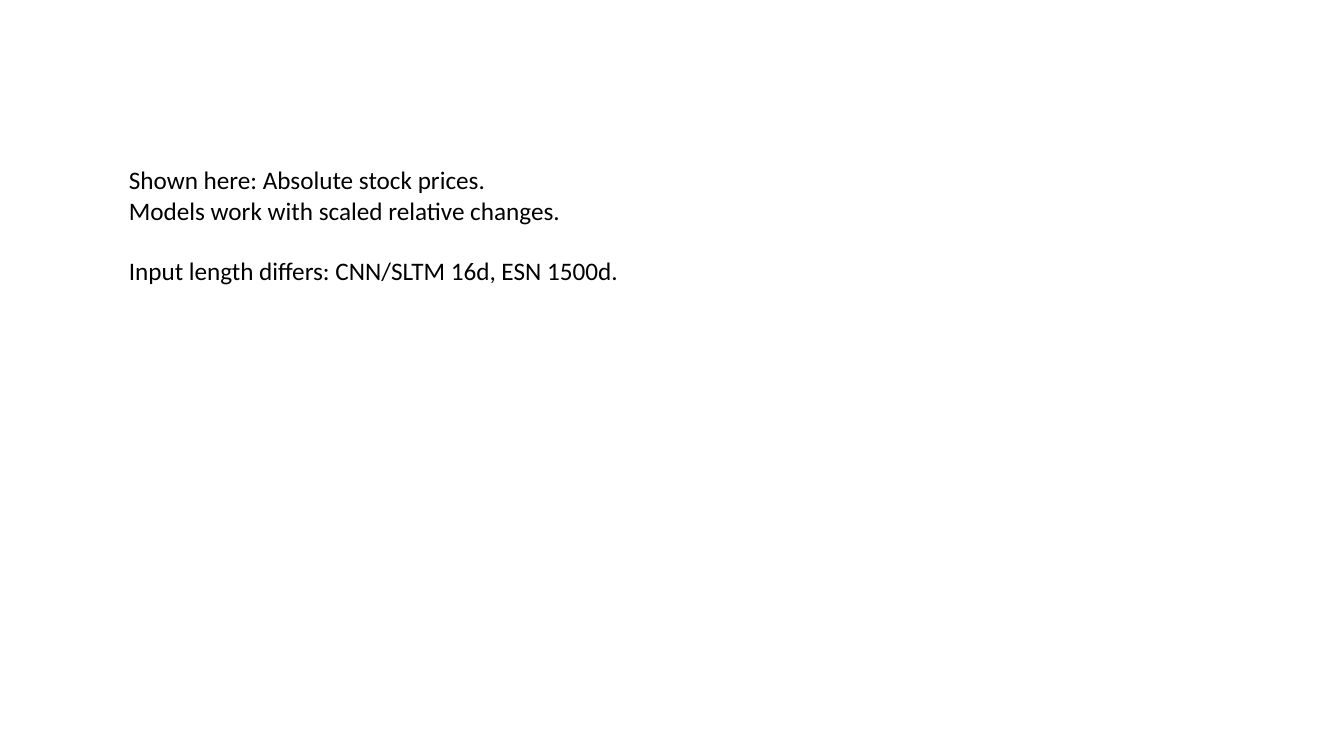
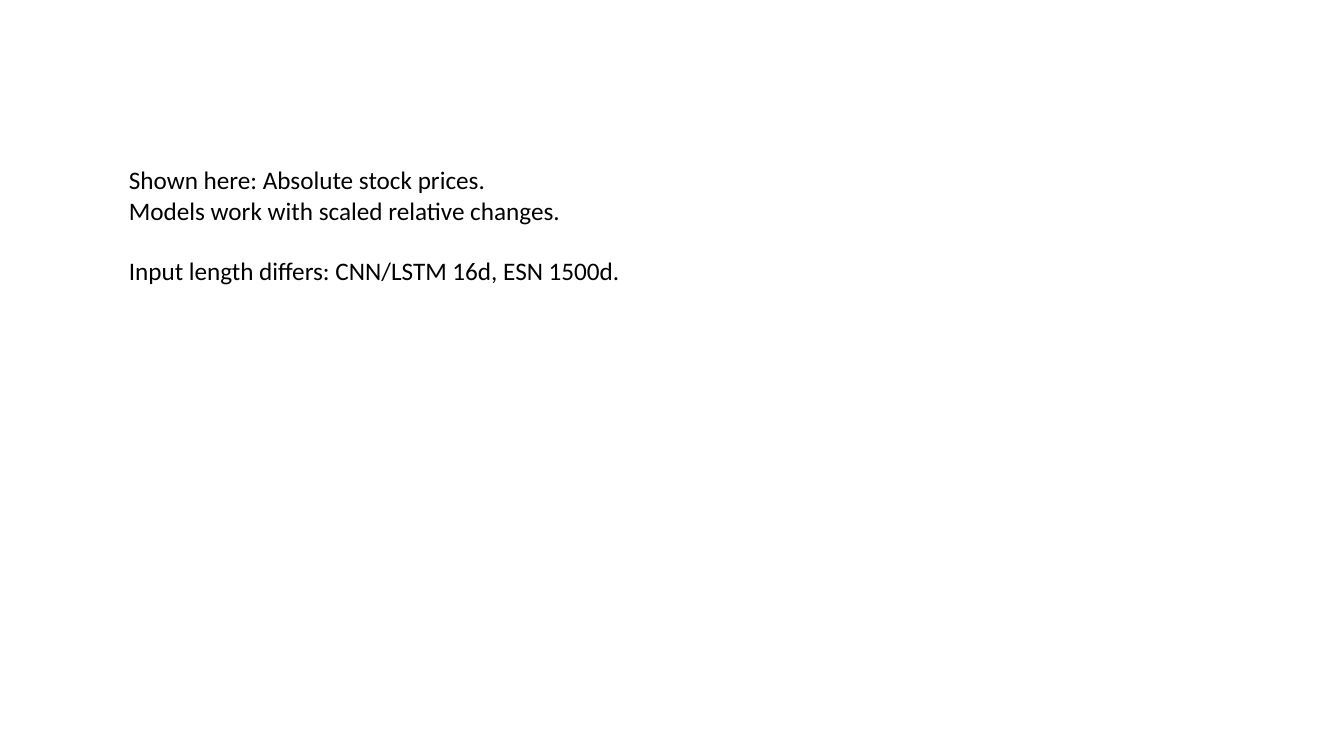
Before and after one commit to MarcoLandtHayen/EchoStateNetworks, a slide deck: slide 2 of ESN_vs_CNNLSTM_amazon.pptx. Drawn at 1344x756 pixels with LibreOffice and Linux fonts; fonts in the diff are those of the drawing; background and template pictures are left out. Boxes give left, top, right and bottom in pixels: in the first picture for what was removed or moved away, otherwise in the second. Text is boxed around its words. In the diff, an @@ line names an element or a change of style, - is before the commit and + after.

```diff
--- a/ESN_vs_CNNLSTM_amazon.pptx
+++ b/ESN_vs_CNNLSTM_amazon.pptx
@@ text at bbox=[129, 262, 620, 285]: text changed @@
-Input length differs: CNN/SLTM 16d, ESN 1500d.
+Input length differs: CNN/LSTM 16d, ESN 1500d.
```
Also in this commit, not shown: 2 other slides changed, 1 other file.
